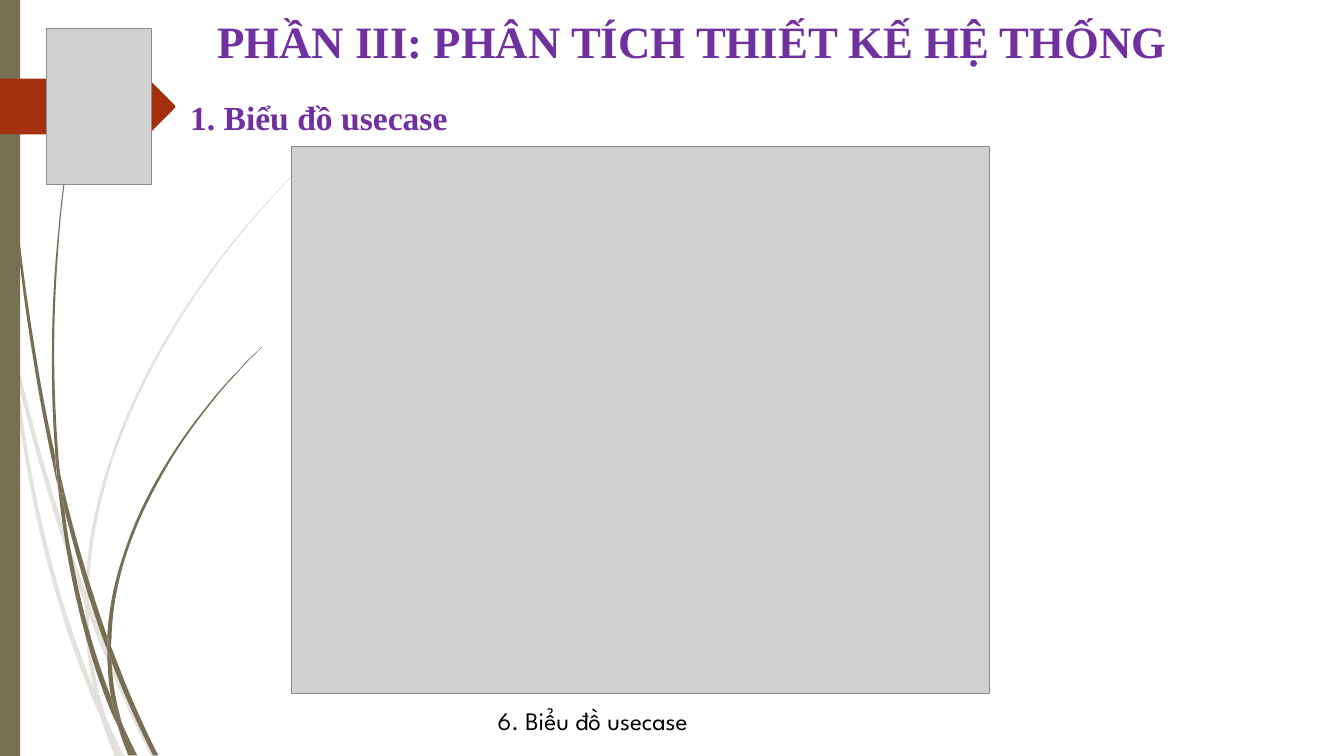
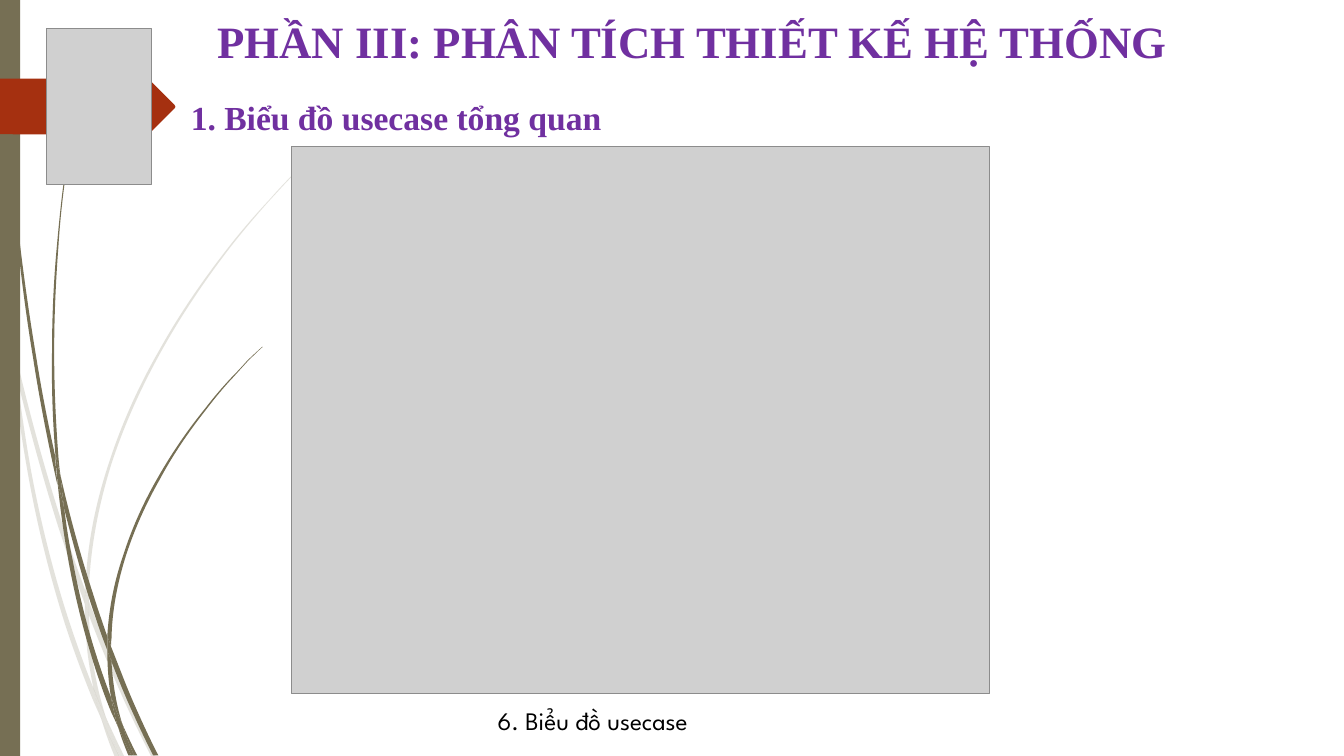
Before and after one commit to thanhgonzalo/datn, a slide deck: slide 8 of Slide.ppt. Drawn at 1344x756 pixels with LibreOffice and Linux fonts; fonts in the diff are those of the drawing; grey boxes stand for pictures; background and template pictures are left out. Boxes give left, top, right and bottom in pixels: in the first picture for what was removed or moved away, otherwise in the second. Text is boxed around its words. In the diff, an @@ line names an element or a change of style, - is before the commit and + after.

```diff
--- a/Slide.ppt
+++ b/Slide.ppt
@@ text at <box>191,105,601,136</box>: text changed @@
-1. Biểu đồ usecase
+1. Biểu đồ usecase tổng quan
```
Also in this commit, not shown: 8 other slides changed, 1 slide added, 1 slide removed.
